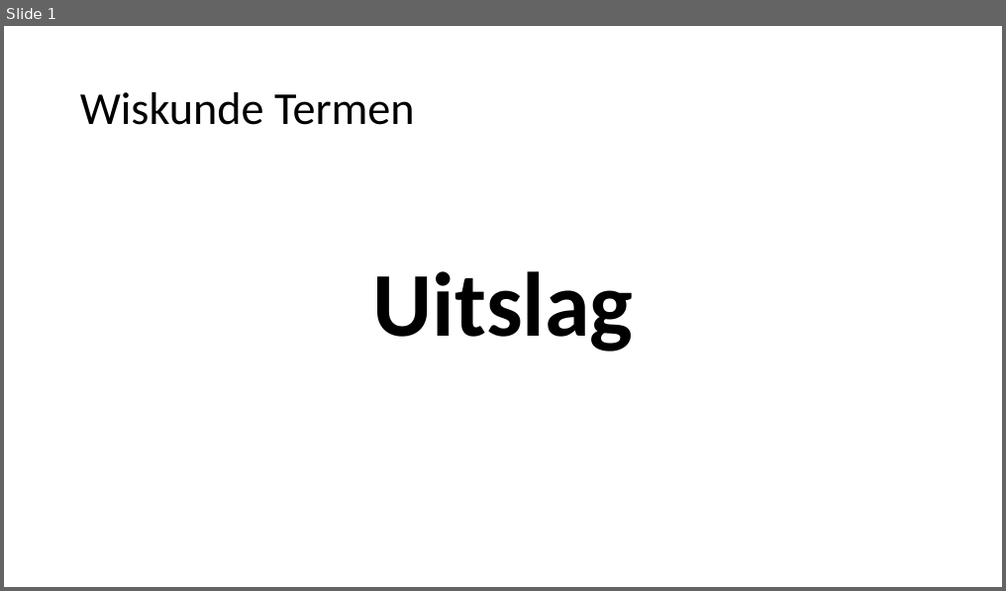
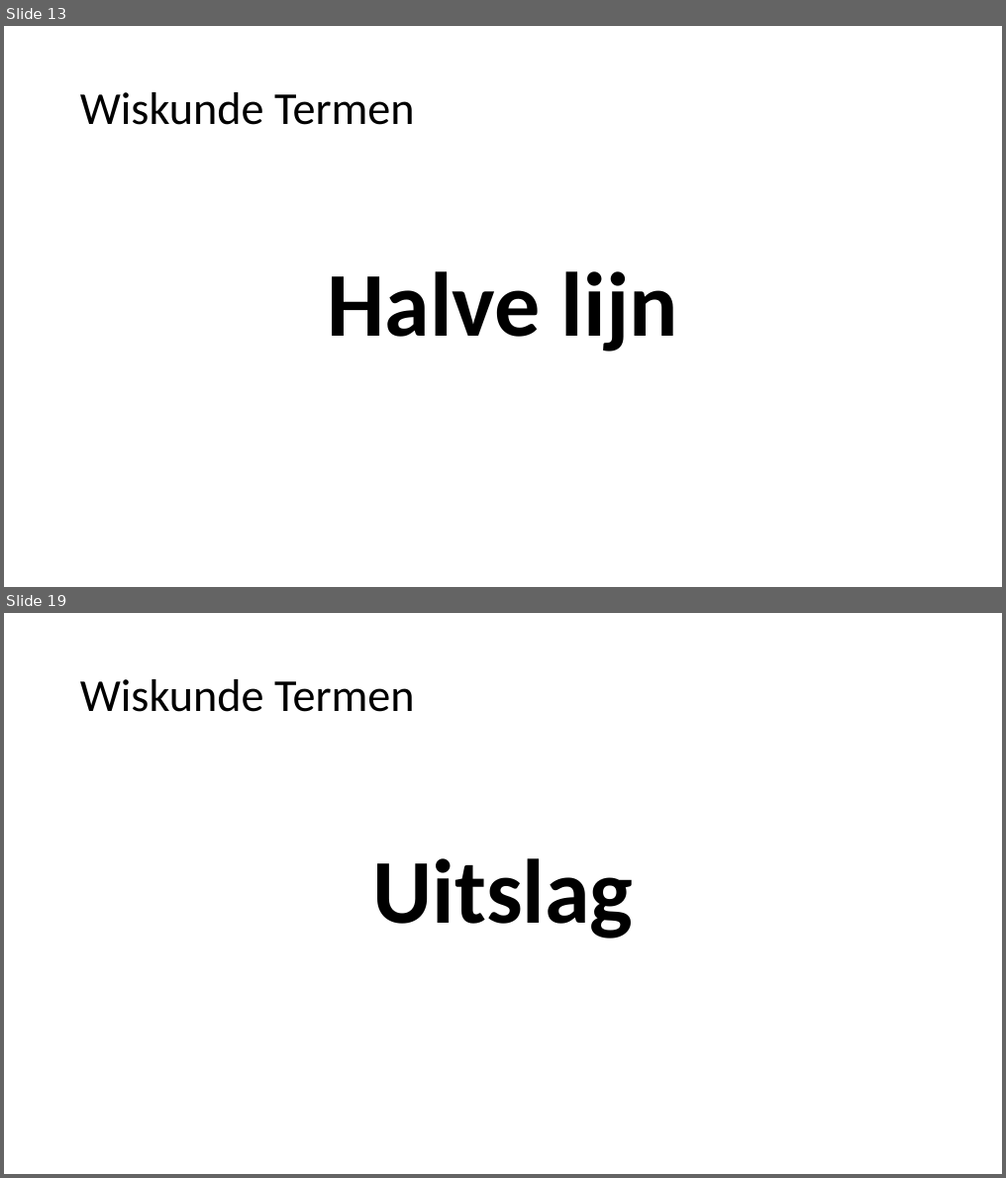
Before and after one commit to heinvinkel/wiskundetermen, a slide deck: meetkunde/AAAAMeetkunde.pptx. Shown one above the other, each under a label of ours: slide 1 before the commit, slides 13 and 19 after it; the slides between them are not shown. The pictures are 1006x591 and 1006x1178 pixels, drawn with LibreOffice and Linux fonts; fonts in the diff are those of the drawing. Boxes give left, top, right and bottom in pixels: in the first picture for what was removed or moved away, otherwise in the second. Text is boxed around its words. In the diff, an @@ line names an element or a change of style, - is before the commit and + after.

```diff
--- a/meetkunde/AAAAMeetkunde.pptx
+++ b/meetkunde/AAAAMeetkunde.pptx
@@ slide 13 added at (x1=4, y1=26, x2=1002, y2=587), background #FFFFFF @@
@@ title added at (x1=80, y1=92, x2=415, y2=125), 44 pt, text #000000 @@
+Wiskunde Termen
@@ text added at (x1=328, y1=272, x2=678, y2=352), 87.8 pt, text #000000, bold @@
+Halve lijn
@@ what was slide 1 is now slide 19 @@
```
Also in this commit, not shown: 17 other slides added, 4 other files.
